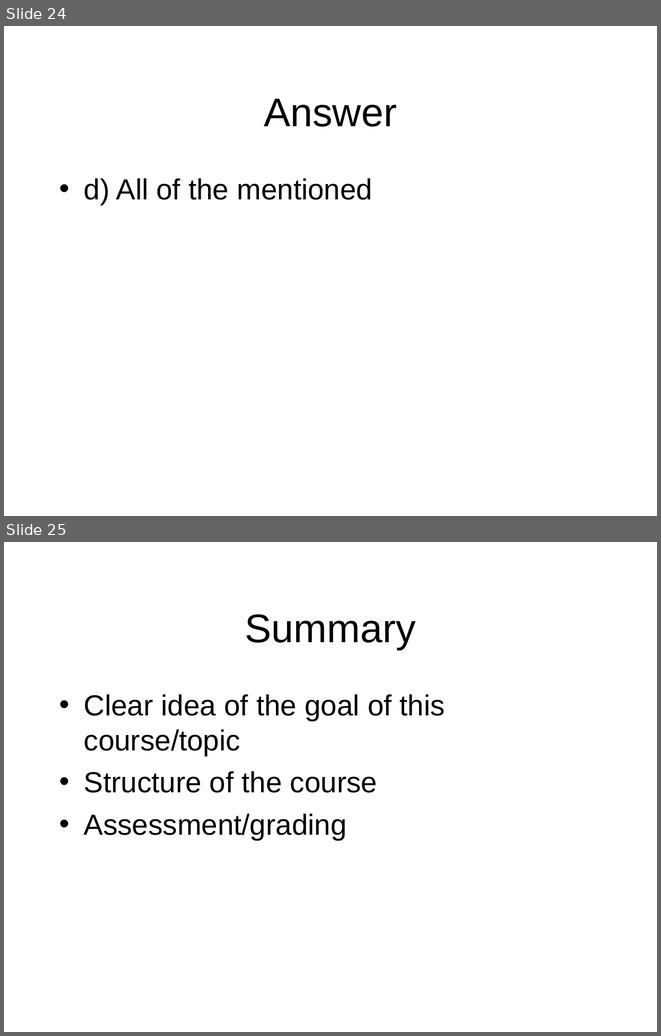
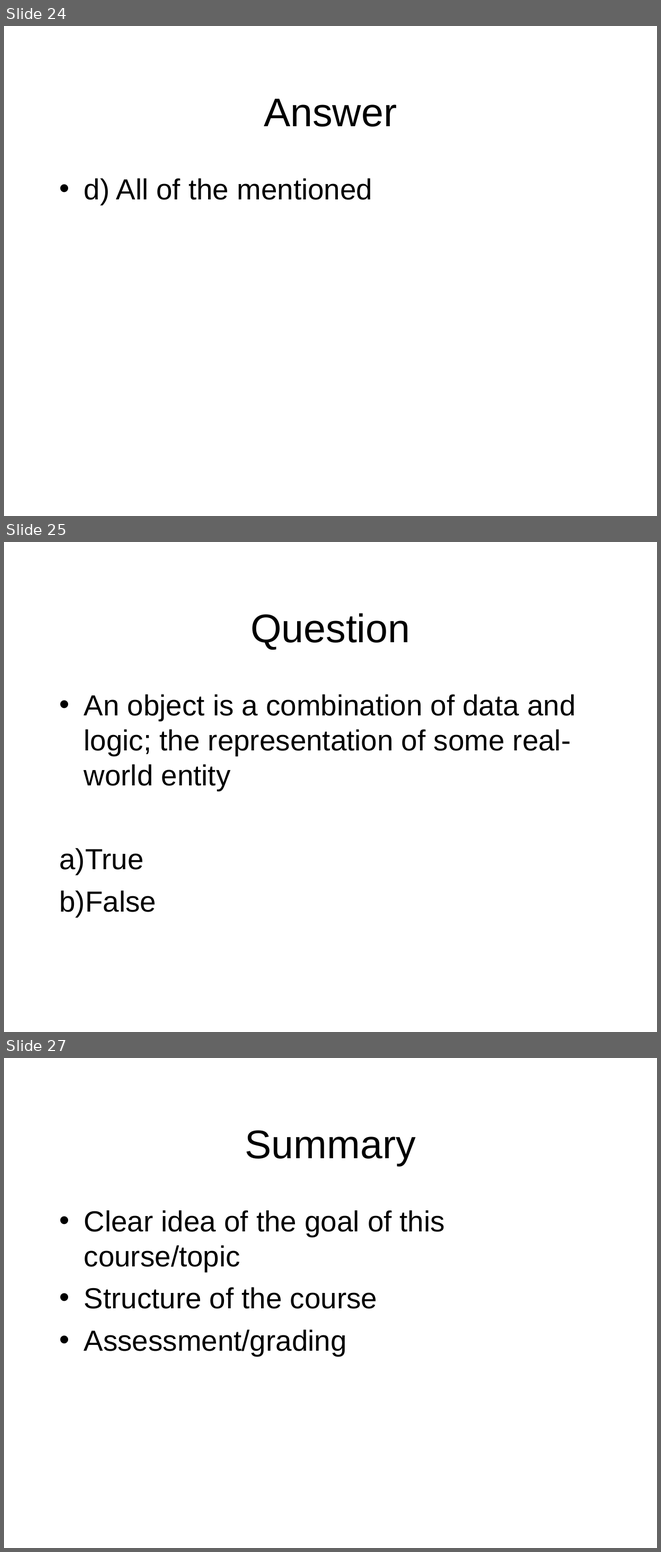
Before and after one commit to octaviordz/zjnu2017.github.io, a slide deck: OOAD/lectures/010--Introduction.ppt. Shown one above the other, each under a label of ours: slides 24 and 25 before the commit, slides 24, 25 and 27 after it; the slides between them are not shown. The pictures are 661x1036 and 661x1552 pixels, drawn with LibreOffice and Linux fonts; fonts in the diff are those of the drawing. Boxes give left, top, right and bottom in pixels: in the first picture for what was removed or moved away, otherwise in the second. Text is boxed around its words. In the diff, an @@ line names an element or a change of style, - is before the commit and + after.

```diff
--- a/OOAD/lectures/010--Introduction.ppt
+++ b/OOAD/lectures/010--Introduction.ppt
@@ slide 25 added at bbox=[4, 542, 657, 1032], background #FFFFFF @@
@@ title added at bbox=[250, 613, 410, 650], 44 pt, text #000000 @@
+Question
@@ text added at bbox=[59, 694, 575, 917], 32 pt, text #000000 @@
+• An object is a combination of data and logic; the representation of some real-world entity
+a) True
+b) False
@@ what was slide 25 is now slide 27 @@
```
Also in this commit, not shown: 2 slides changed, 2 other slides added, 1 other file.
